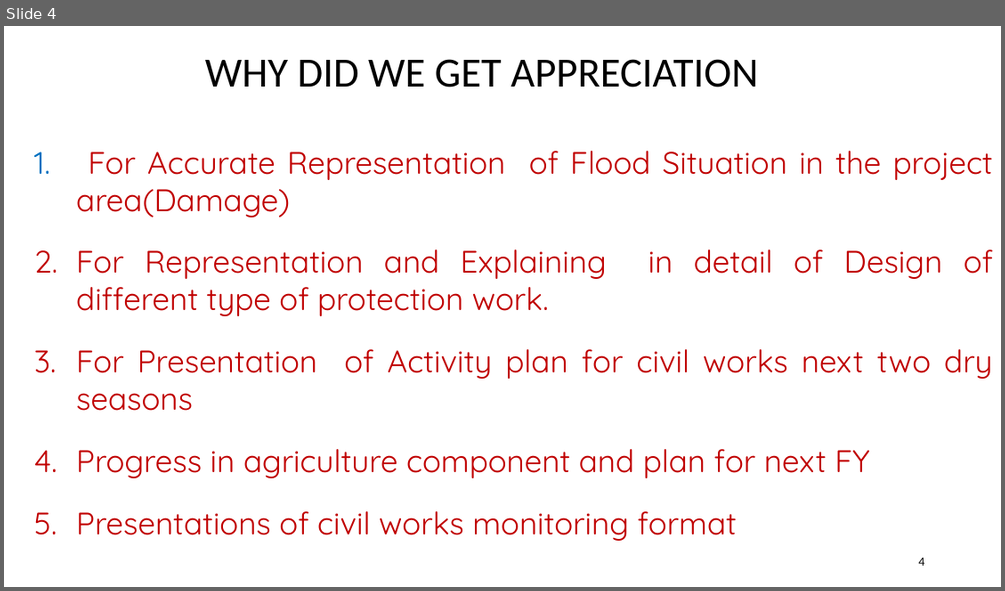
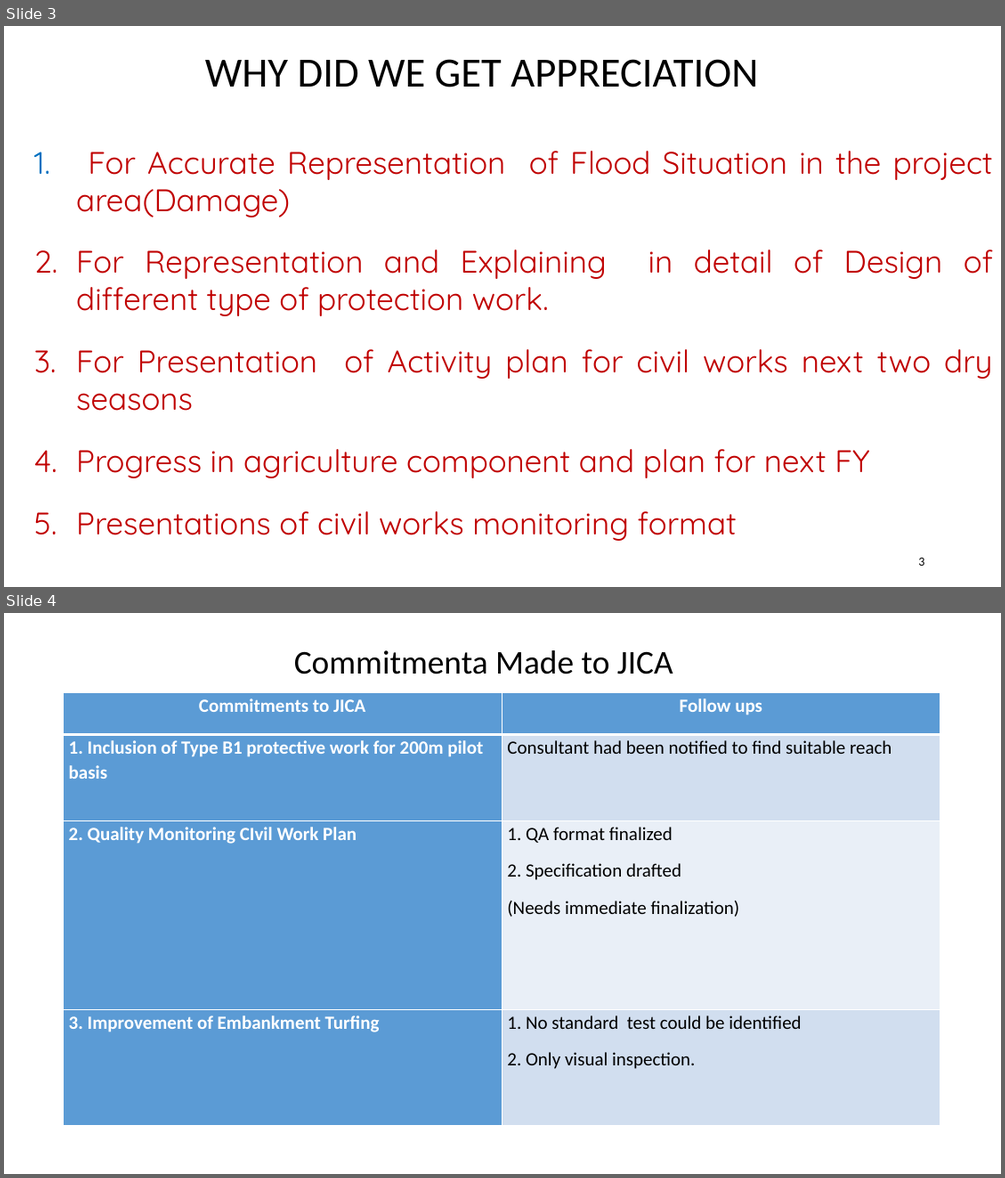
Before and after one commit to jakariapervez/cmis6, a slide deck: Civilworks cost/Work Schedule/PPT on Follow UP of JICA Meeting on 18_11_20202/Follow UP on JICA Meeting and Actions Required To Taken.pptx. Shown one above the other, each under a label of ours: slide 4 before the commit, slides 3 and 4 after it. The pictures are 1005x591 and 1005x1178 pixels, drawn with LibreOffice and Linux fonts; fonts in the diff are those of the drawing; background and template pictures are left out. Boxes give left, top, right and bottom in pixels: in the first picture for what was removed or moved away, otherwise in the second. Text is boxed around its words. In the diff, an @@ line names an element or a change of style, - is before the commit and + after.

```diff
--- a/Civilworks cost/Work Schedule/PPT on Follow UP of JICA Meeting on 18_11_20202/Follow UP on JICA Meeting and Actions Required To Taken.pptx
+++ b/Civilworks cost/Work Schedule/PPT on Follow UP of JICA Meeting on 18_11_20202/Follow UP on JICA Meeting and Actions Required To Taken.pptx
@@ slide 4 added at (4, 613, 1001, 1174), background picture (left out) @@
@@ title added at (294, 650, 673, 674), 32 pt, text #000000 @@
+Commitmenta Made to JICA
@@ table added at (63, 693, 941, 1126), 4 rows, 2 columns @@
+Commitments to JICA | Follow ups
+1. Inclusion of Type B1 protective work for 200m pilot basis | Consultant had been notified to find suitable reach
+2. Quality Monitoring CIvil Work Plan | 1. QA format finalized / 2. Specification drafted / (Needs immediate finalization)
+3. Improvement of Embankment Turfing | 1. No standard test could be identified / 2. Only visual inspection.
@@ what was slide 4 is now slide 3 @@
@@ page number at (918, 557, 924, 565): text changed @@
-4
+3
```
Also in this commit, not shown: 1 slide changed, 16 other slides added, 2 slides removed, 12 other files.
